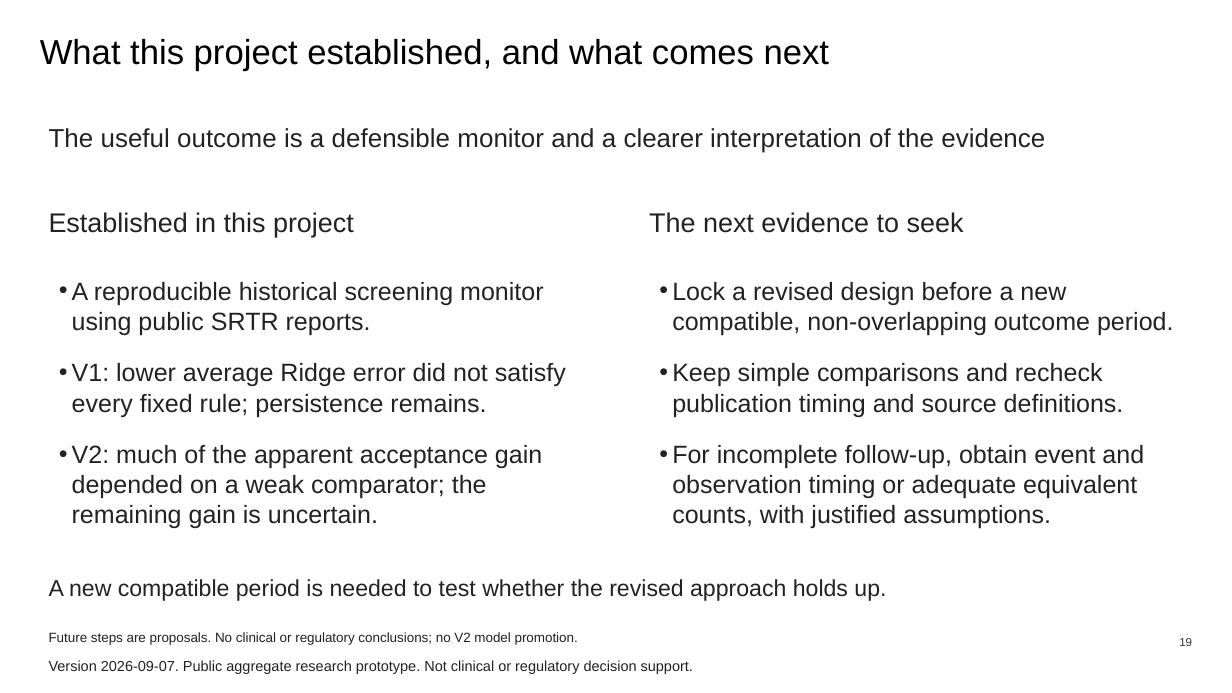
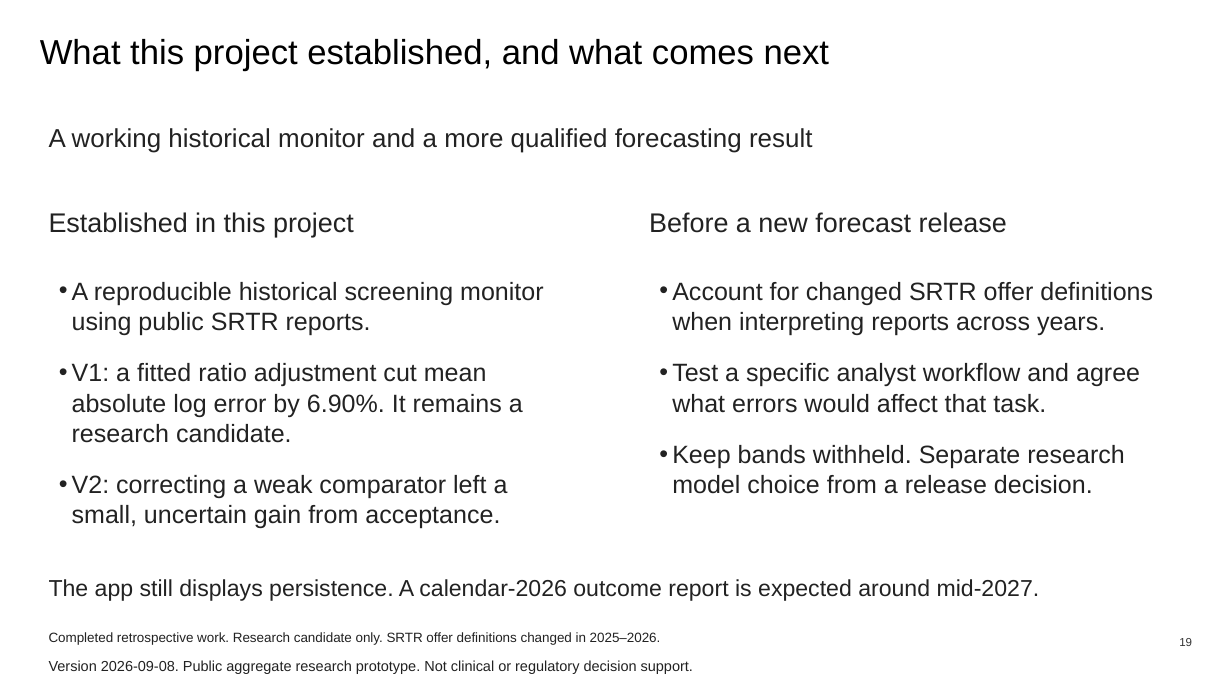
Before and after one commit to ca34525/Kidney-Acceptance-Signal-Monitor, a slide deck: slide 19 of docs/presentation/data-walkthrough/data-walkthrough-with-introduction.pptx. Drawn at 1232x693 pixels with LibreOffice and Linux fonts; fonts in the diff are those of the drawing. Boxes give left, top, right and bottom in pixels: in the first picture for what was removed or moved away, otherwise in the second. Text is boxed around its words. In the diff, an @@ line names an element or a change of style, - is before the commit and + after.

Commit message:
fix(interview): correct sources, artifact loading, and slides

```diff
--- a/docs/presentation/data-walkthrough/data-walkthrough-with-introduction.pptx
+++ b/docs/presentation/data-walkthrough/data-walkthrough-with-introduction.pptx
@@ text at (49, 128, 813, 153): text changed @@
-The useful outcome is a defensible monitor and a clearer interpretation of the evidence
+A working historical monitor and a more qualified forecasting result
@@ text at (649, 212, 1007, 233): text changed @@
-The next evidence to seek
+Before a new forecast release
@@ text at (672, 282, 1153, 494): text changed @@
-• Lock a revised design before a new compatible, non-overlapping outcome period.
-• Keep simple comparisons and recheck publication timing and source definitions.
-• For incomplete follow-up, obtain event and observation timing or adequate equivalent counts, with justified assumptions.
+• Account for changed SRTR offer definitions when interpreting reports across years.
+• Test a specific analyst workflow and agree what errors would affect that task.
+• Keep bands withheld. Separate research model choice from a release decision.
@@ text at (72, 363, 523, 529): text changed @@
-• V1: lower average Ridge error did not satisfy every fixed rule; persistence remains.
-• V2: much of the apparent acceptance gain depended on a weak comparator; the remaining gain is uncertain.
+• V1: a fitted ratio adjustment cut mean absolute log error by 6.90%. It remains a research candidate.
+• V2: correcting a weak comparator left a small, uncertain gain from acceptance.
@@ text at (49, 579, 1040, 601): text changed @@
-A new compatible period is needed to test whether the revised approach holds up.
+The app still displays persistence. A calendar-2026 outcome report is expected around mid-2027.
@@ text at (49, 632, 661, 645): text changed @@
-Future steps are proposals. No clinical or regulatory conclusions; no V2 model promotion.
+Completed retrospective work. Research candidate only. SRTR offer definitions changed in 2025–2026.
@@ text at (49, 660, 693, 674): text changed @@
-Version 2026-09-07. Public aggregate research prototype. Not clinical or regulatory decision support.
+Version 2026-09-08. Public aggregate research prototype. Not clinical or regulatory decision support.
```
Also in this commit, not shown: 24 other slides changed, 28 other files.
